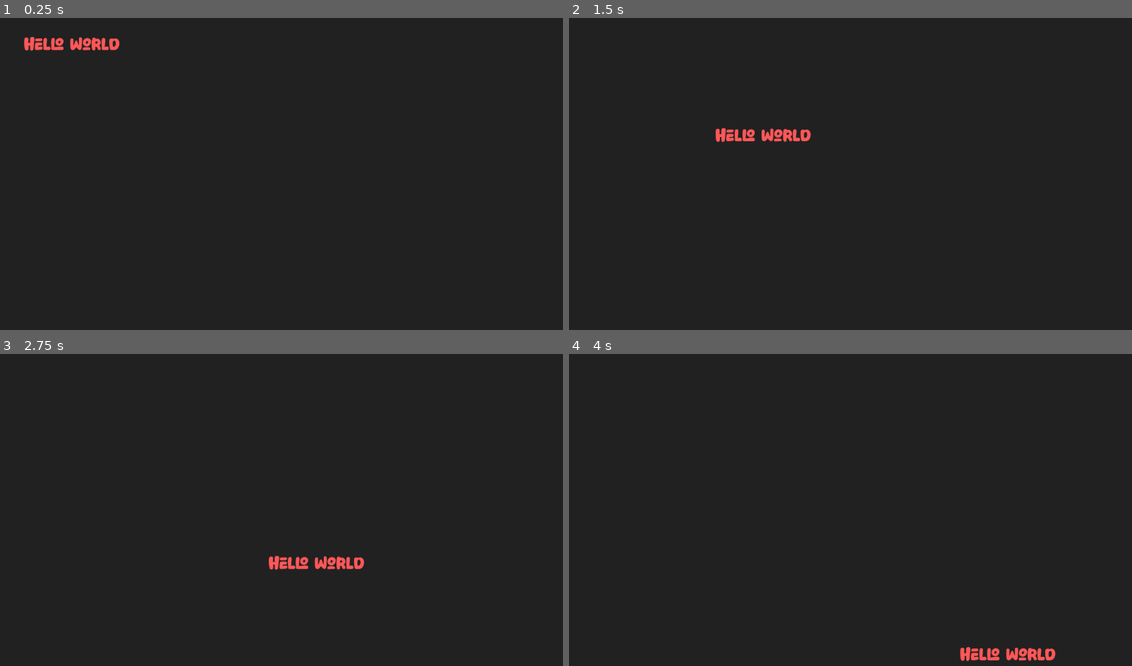
Above: before the commit, frames 1-4 (two rows, left to right).
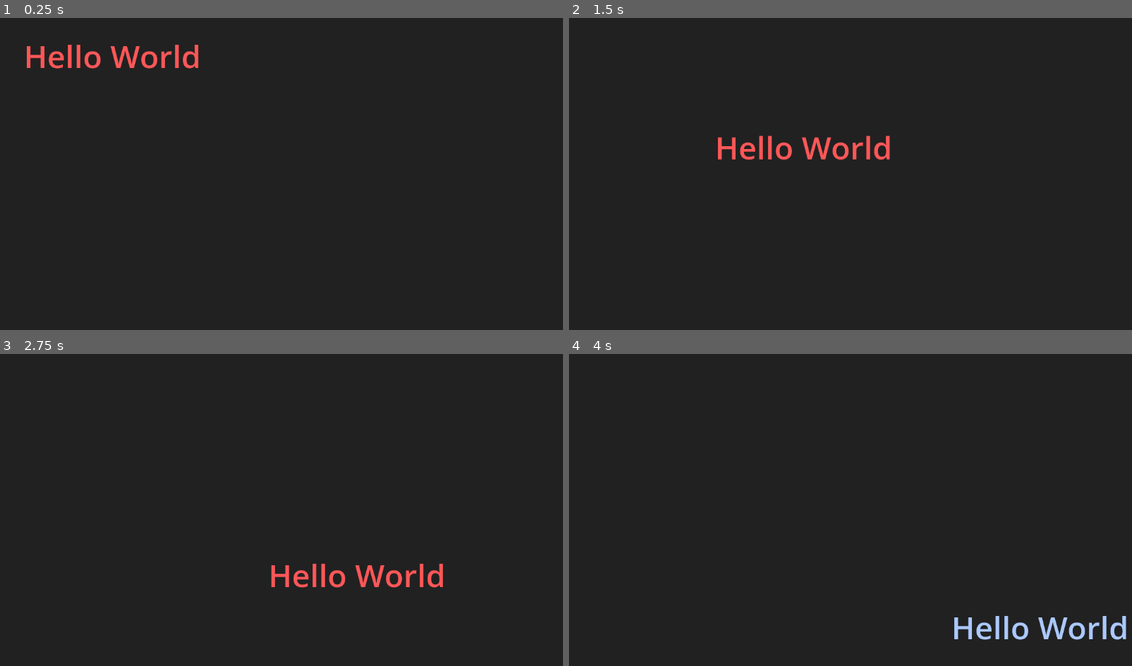
Above: after the commit, the same moments.

Repository: bearlikelion/igc_collabjam26
Game: Godot game, scene res://hello_world.tscn
Two runs of this game, one before a commit and one after it. Both use one fixed random seed, a clock stepped at 60 frames per second and the inputs below.
Inputs:
- Up to frame 1 (0.25 s): no input
- Up to frame 2 (1.5 s): no input
- Up to frame 3 (2.75 s): no input
- Up to frame 4 (4 s): no input

The runs differ from the first frame. In frame 1, 1.4% of the frame differs, in the area x 4-36%, y 6-17%; in frame 2, 1.4%; in frame 3, 1.4%; in frame 4, 1.4%, in the area x 68-99%, y 83-99%.

Commit message:
Strict typing

Diff:
--- a/hello_world.gd
+++ b/hello_world.gd
@@ -21,7 +21,7 @@
 
 	var tween := create_tween()
 	tween.tween_method(
-		func(c: Color): add_theme_color_override("font_color", c),
+		func(c: Color) -> void: add_theme_color_override(&"font_color", c),
 		Color.WHITE, next_color, 0.1
 	)
 
--- a/hello_world.tscn
+++ b/hello_world.tscn
@@ -1,7 +1,7 @@
 [gd_scene format=3 uid="uid://b4u2i5j05ytvq"]
 
 [ext_resource type="Script" uid="uid://b01mxo1ckcl0e" path="res://hello_world.gd" id="1_dvdbounce"]
-[ext_resource type="Theme" uid="uid://bmdf316kng678" path="res://themes/main_theme.tres" id="1_gngqb"]
+[ext_resource type="Theme" path="res://themes/minimal_theme.tres" id="1_gngqb"]
 
 [node name="Node2D" type="Control" unique_id=793538993]
 layout_mode = 3
@@ -17,6 +17,6 @@
 offset_bottom = 23.0
 theme = ExtResource("1_gngqb")
 theme_override_colors/font_color = Color(1, 0.34117648, 0.34509805, 1)
-theme_override_font_sizes/font_size = 32
+theme_override_font_sizes/font_size = 64
 text = "Hello World"
 script = ExtResource("1_dvdbounce")
--- a/project.godot
+++ b/project.godot
@@ -30,6 +30,16 @@
 "res://Shaders/": "teal"
 }
 
+[debug]
+
+gdscript/warnings/untyped_declaration=2
+gdscript/warnings/inferred_declaration=1
+gdscript/warnings/unsafe_cast=2
+gdscript/warnings/unsafe_call_argument=2
+gdscript/warnings/unsafe_method_access=2
+gdscript/warnings/unsafe_property_access=2
+gdscript/warnings/unsafe_void_return=2
+
 [rendering]
 
 renderer/rendering_method="gl_compatibility"
